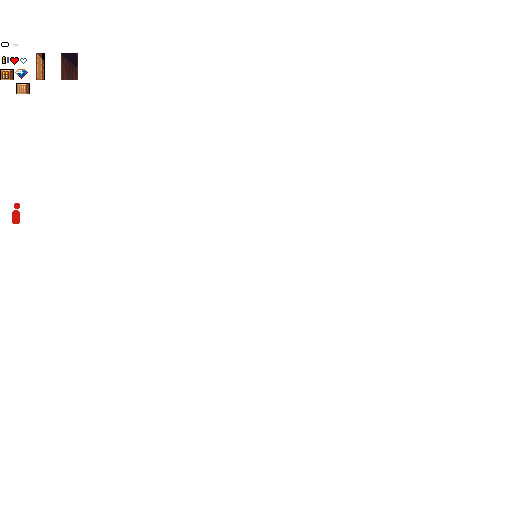
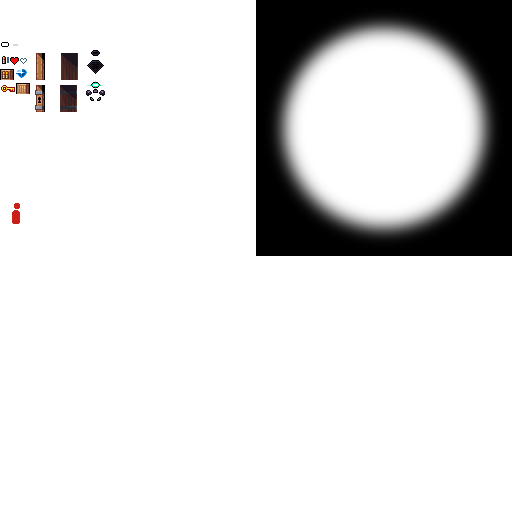
Layered file, before and after one edit (w=512, h=512). Changes by layer:
painted on "tiles" over 1, 0, 512, 256
